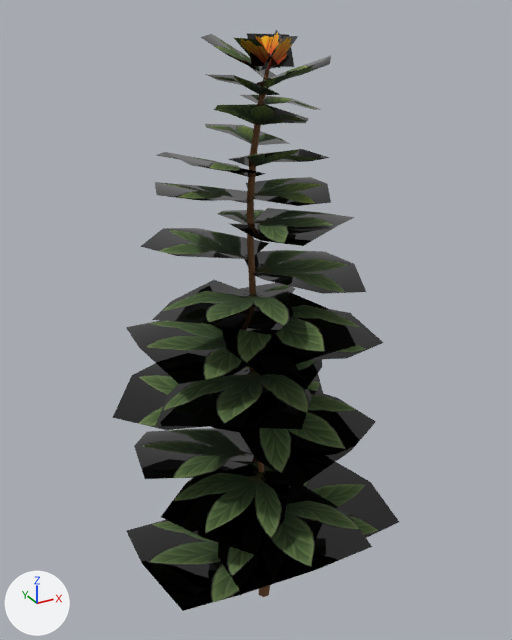
Two versions of the FBX model Hazel_Editor/Assets/Meshes/Tree.fbx, one commit apart.
One viewpoint serves both versions: a camera (50 mm lens) standing at (0.949, -1.664, 1.779) and looking at (1.875, 0.021, 0.937). Every picture has the same lights, and +X, +Y and +Z are marked at lower left.

The first picture shows 'GPlant2'.
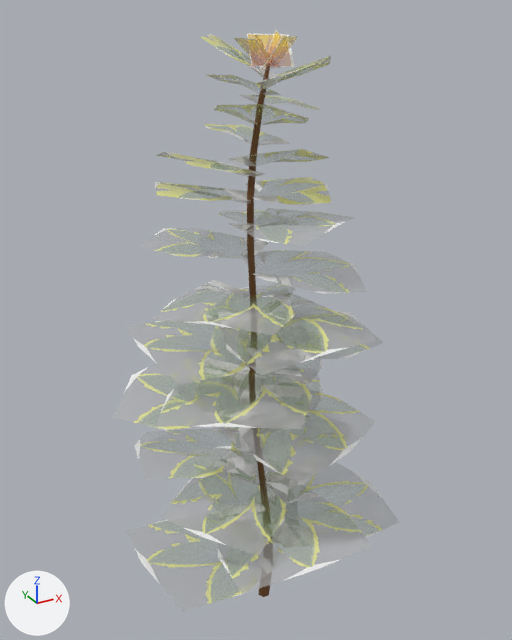
The newer file is also rescaled (x1.986), turned or shifted as a whole; pictures and numbers use the older file's frame.

Pixel boxes (x1, y1, x2, y2) of what changed, in the pictures (512 x 640 px):
'GPlant2', surface changed (black to grey): (112, 30, 399, 611) in both

What changed in the scene script:
```text
Change img_grassue5_d_png:
    img_grassue5_d_png: load_image('GrassUE5_D.png', '../Textures/MeshTextures/GrassUE5_D.png', 1024, 1024, 'sRGB') -> load_image('GrassUE5_D.png', '../Textures/MeshTextures/GrassUE5_D.png', 1024, 1024, 'Non-Color')
Change mat_leaves:
    add n4 = _N.new('ShaderNodeTexImage'); n4.name = 'Image Texture.002'
    add n4.image = img_grassue5_d_png
    where n0 = _N.new('ShaderNodeBsdfPrincipled'); n0.name = 'Principled BSDF'
    add _L.new(n4.outputs[0], n0.inputs[4])  # 'Color' to 'Alpha'
```
